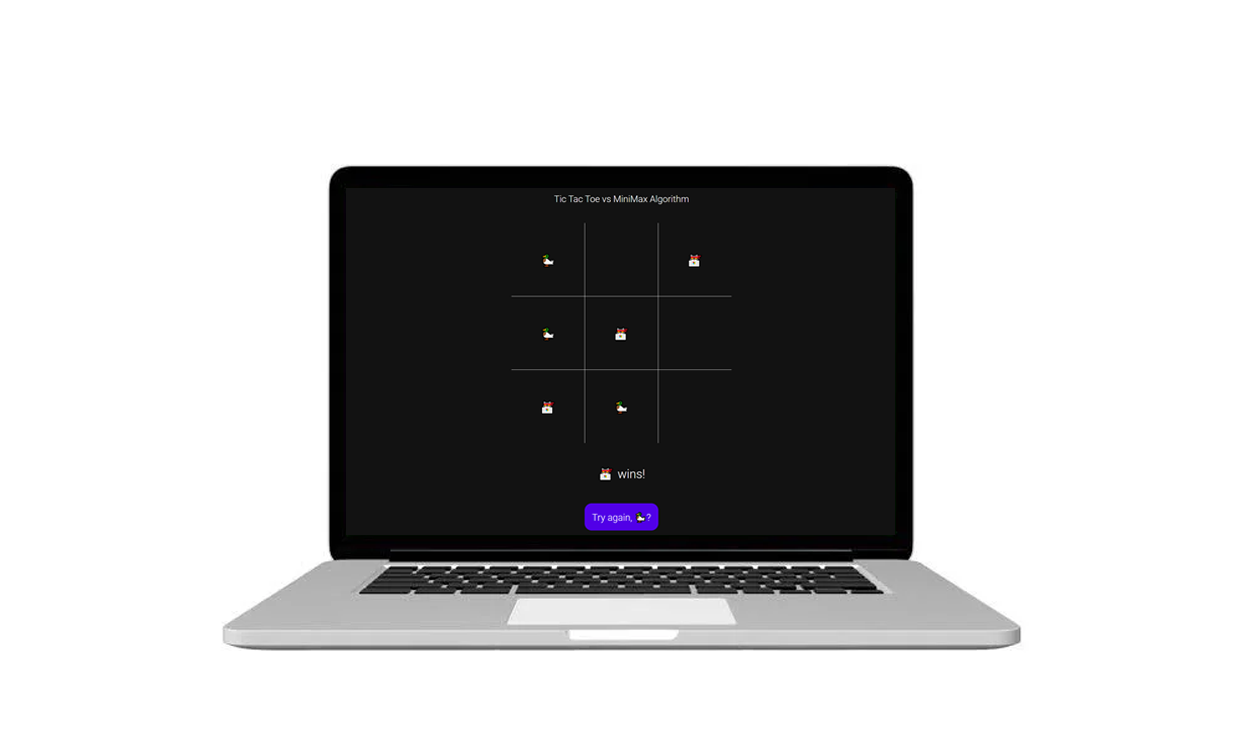
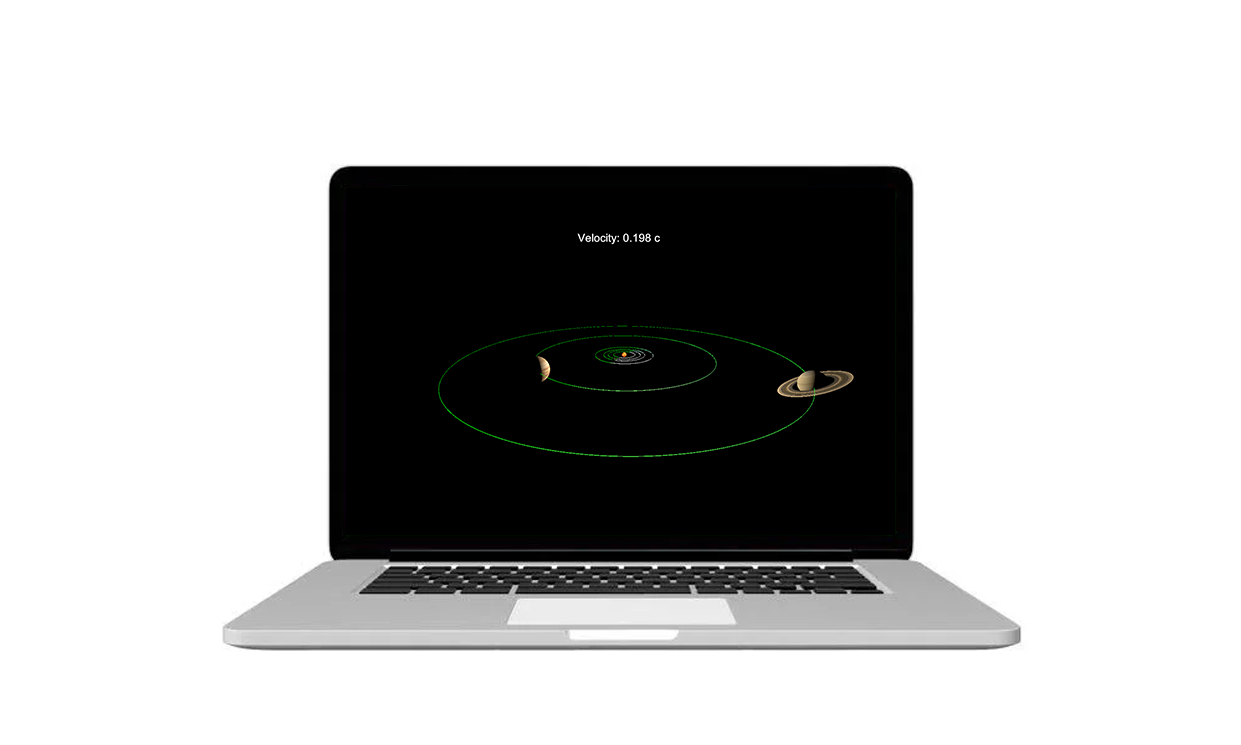
Before/after of a 1241 x 745 layered artwork. What changed in the layer stack:
hid "Layer 3" over bbox(506, 188, 737, 535)
added layer "Screenshot 2021-08-29 224202" above "Rectangle 2" over bbox(356, 222, 895, 501)
painted on "Rectangle 2" over bbox(346, 188, 895, 535)
